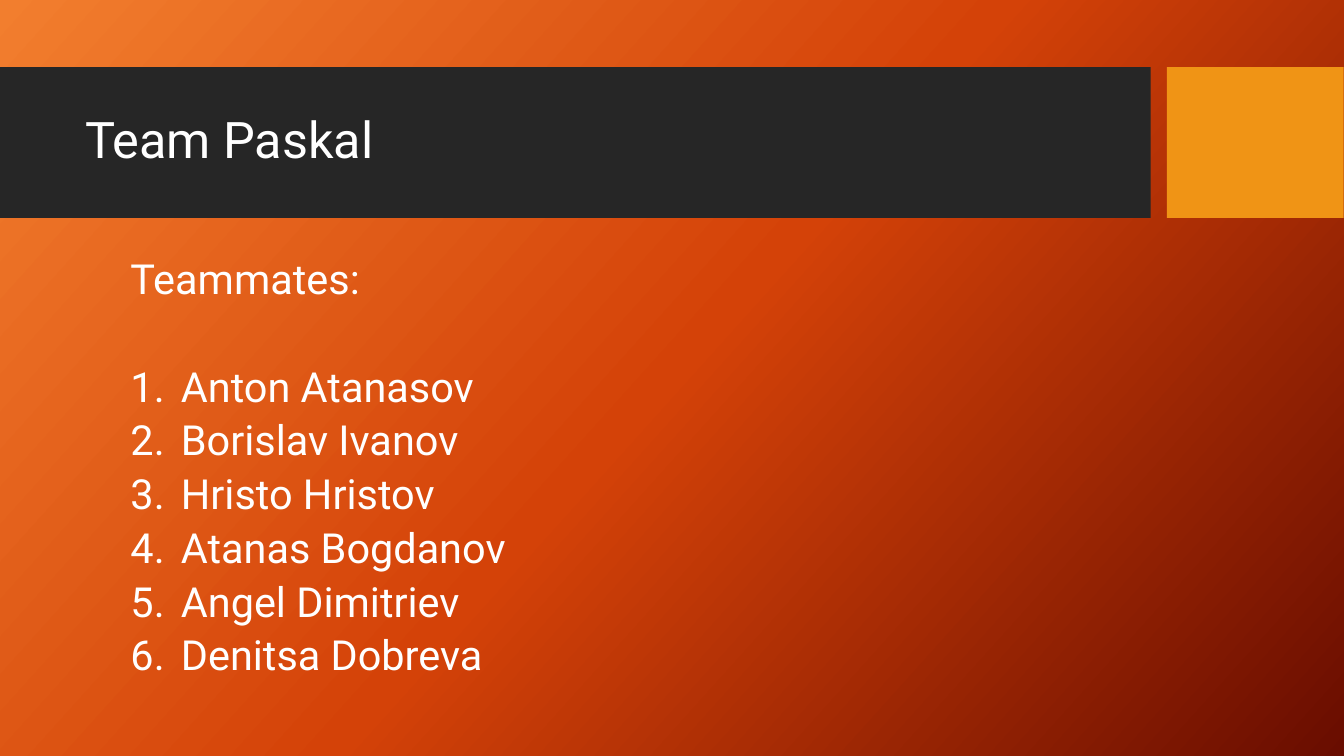
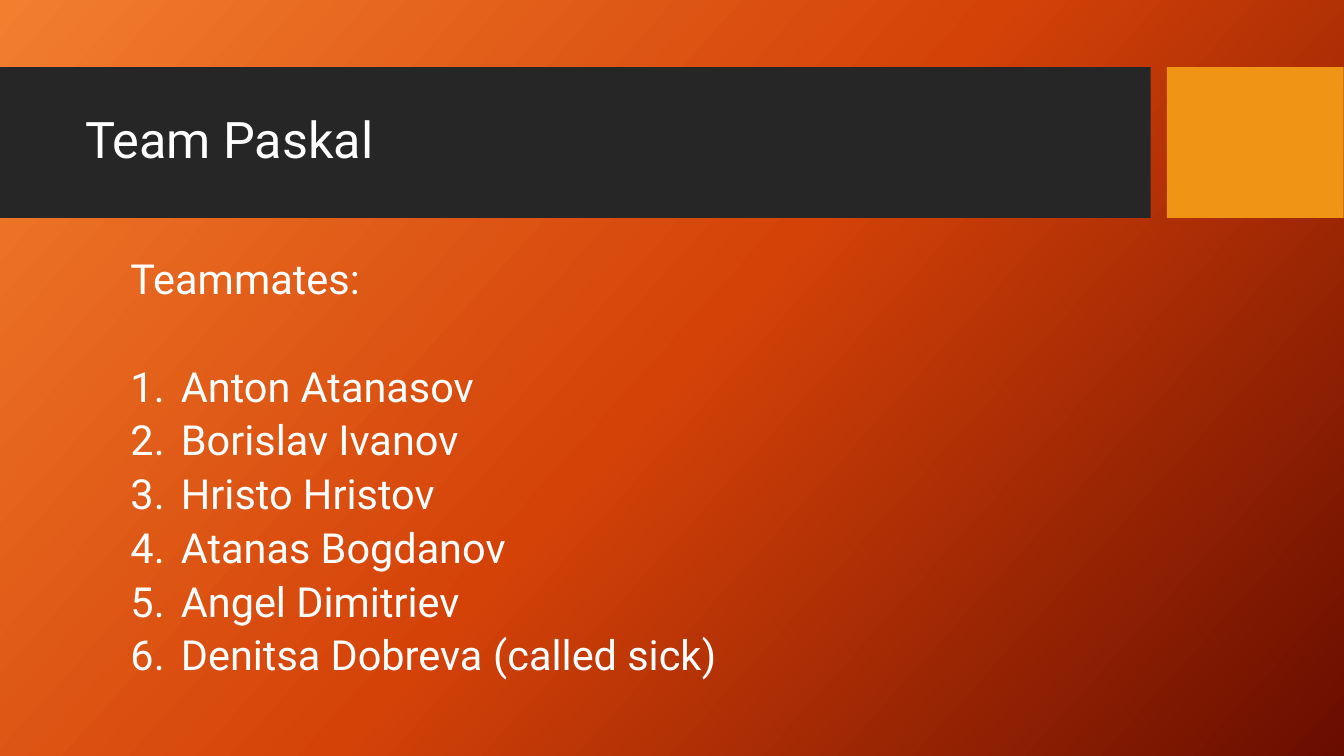
Before and after one commit to naskobogdanov/JavaScript-Team-Pascal, a slide deck: slide 3 of TeamPaskal.pptx. Drawn at 1344x756 pixels with LibreOffice and Linux fonts; fonts in the diff are those of the drawing; background and template pictures are left out. Boxes give left, top, right and bottom in pixels: in the first picture for what was removed or moved away, otherwise in the second. Text is boxed around its words. In the diff, an @@ line names an element or a change of style, - is before the commit and + after.

```diff
--- a/TeamPaskal.pptx
+++ b/TeamPaskal.pptx
@@ text at [181, 637, 716, 680]: text changed @@
-6. Denitsa Dobreva
+6. Denitsa Dobreva (called sick)
```
Also in this commit, not shown: 1 other slide changed.
